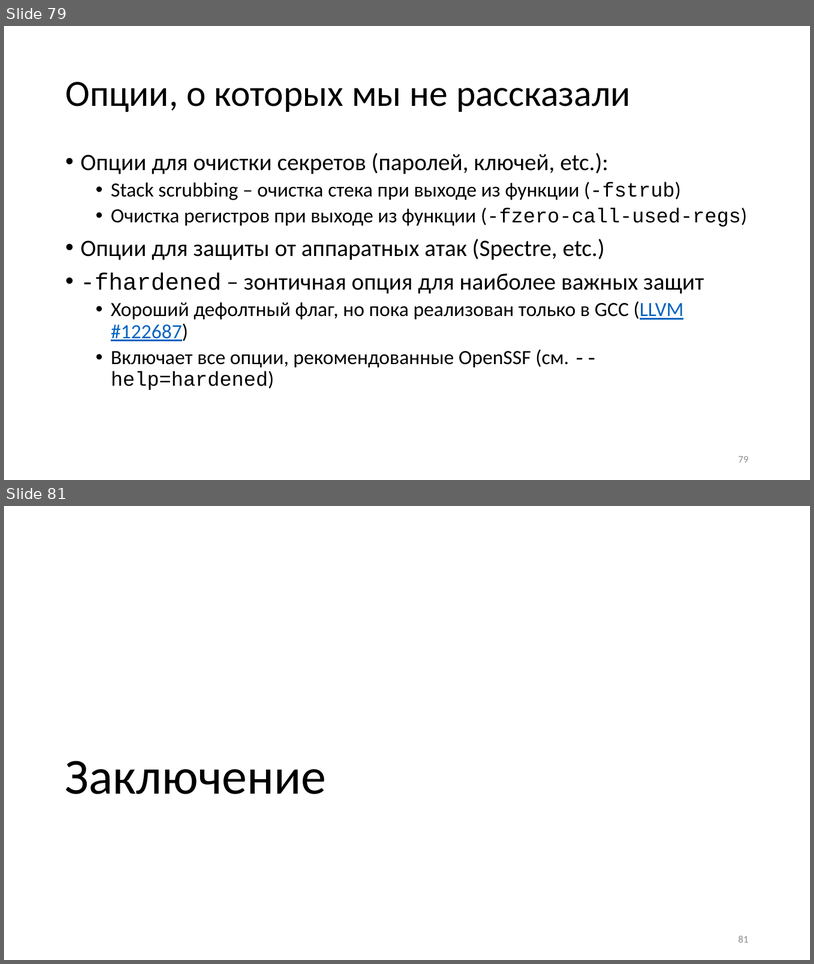
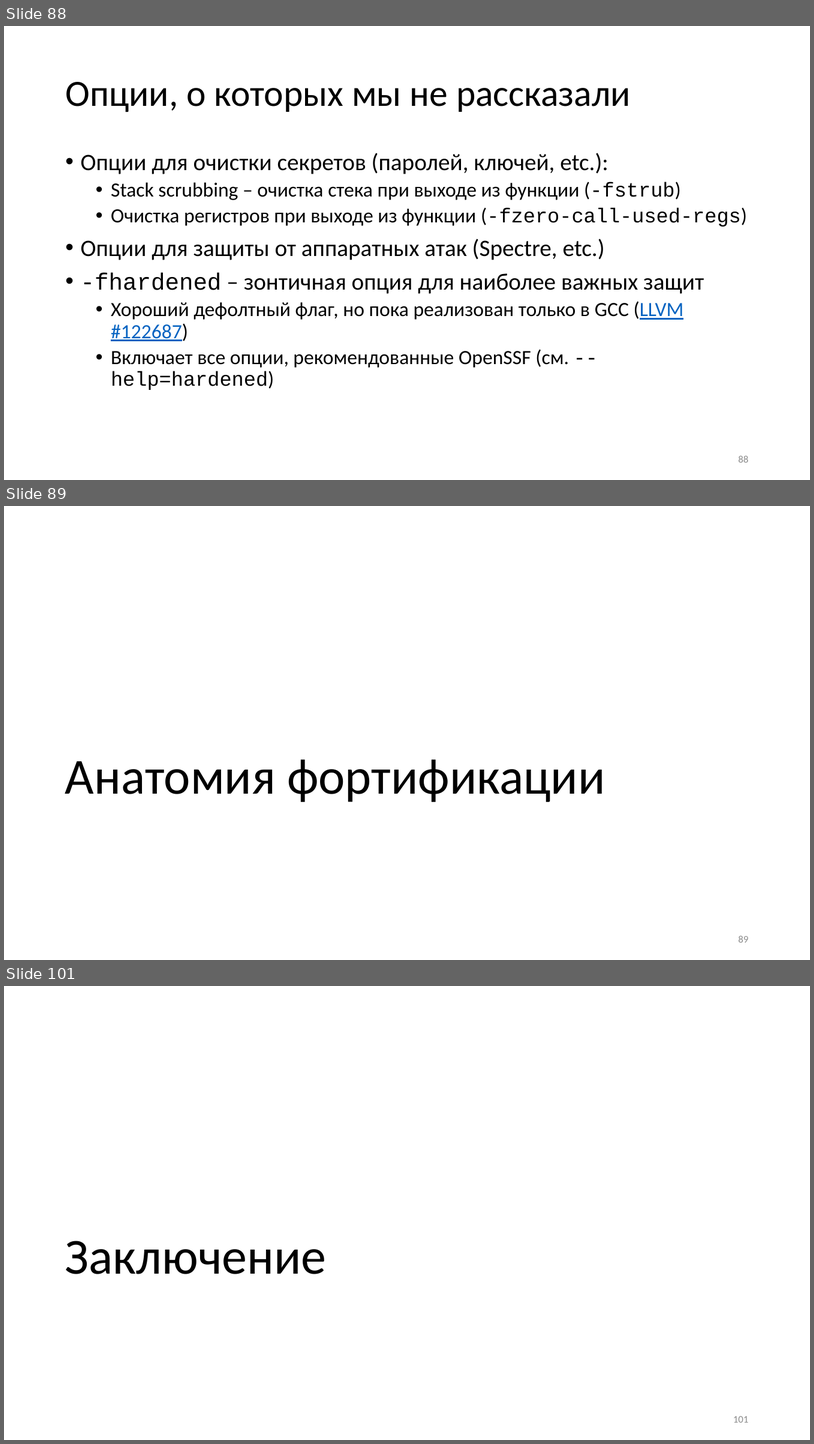
Before and after one commit to yugr/slides, a slide deck: CppZeroCost/2025/RU.pptx. Shown one above the other, each under a label of ours: slides 79 and 81 before the commit, slides 88, 89 and 101 after it; the slides between them are not shown. The pictures are 814x964 and 814x1444 pixels, drawn with LibreOffice and Linux fonts; fonts in the diff are those of the drawing. Boxes give left, top, right and bottom in pixels: in the first picture for what was removed or moved away, otherwise in the second. Text is boxed around its words. In the diff, an @@ line names an element or a change of style, - is before the commit and + after.

```diff
--- a/CppZeroCost/2025/RU.pptx
+++ b/CppZeroCost/2025/RU.pptx
@@ slide 89 added at <box>4,506,810,960</box>, background #FFFFFF @@
@@ title added at <box>65,759,606,802</box>, 60 pt, text #000000 @@
+Анатомия фортификации
@@ page number added at <box>738,935,749,942</box>, 12 pt, text #8C8C8C @@
+89
@@ what was slide 79 is now slide 88 @@
@@ page number at <box>738,455,749,462</box>: text changed @@
-79
+88
@@ what was slide 81 is now slide 101 @@
@@ page number at <box>734,1416,749,1422</box>: text changed @@
-81
+101
```
Also in this commit, not shown: 2 slides changed, 20 other slides added, 2 other files.
